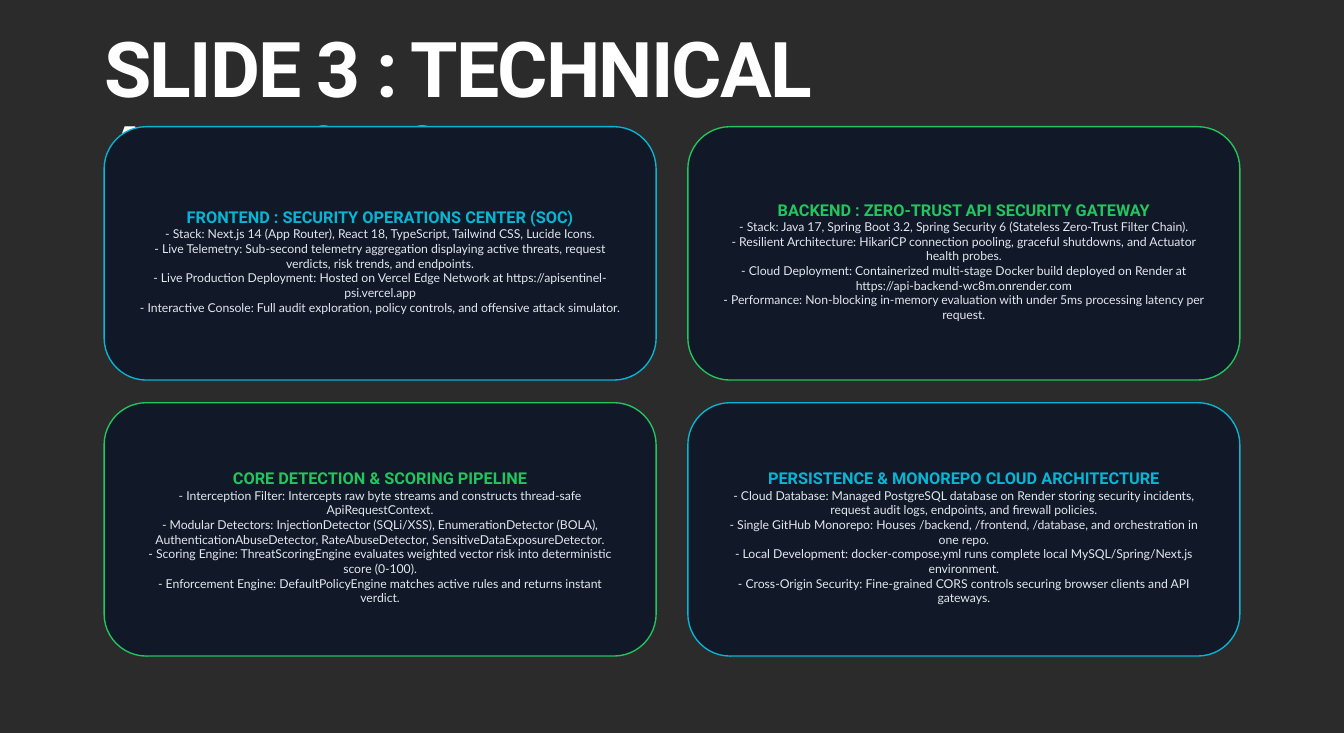
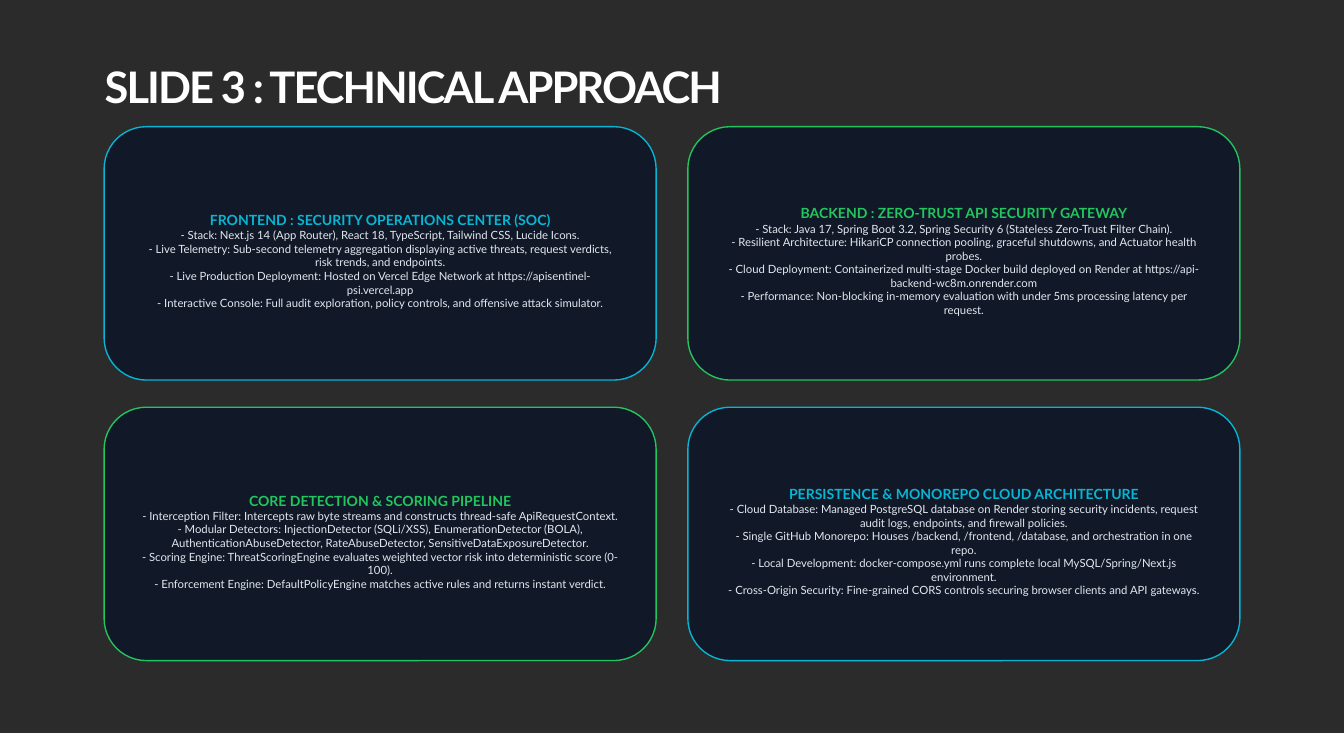
Before and after one commit to Yokeshwaran03-2005/API-SENTINEL, a slide deck: slide 4 of Team_Phoenix_INIT26_Presentation.pptx. Drawn at 1344x733 pixels with LibreOffice and Linux fonts; fonts in the diff are those of the drawing; background and template pictures are left out; a plain dark background stands for a picture behind light text. Boxes give left, top, right and bottom in pixels: in the first picture for what was removed or moved away, otherwise in the second. Text is boxed around its words. In the diff, an @@ line names an element or a change of style, - is before the commit and + after.

Commit message:
fix(presentation): replace missing Antonio font with universal Segoe UI to fix text squishing in PowerPoint

```diff
--- a/Team_Phoenix_INIT26_Presentation.pptx
+++ b/Team_Phoenix_INIT26_Presentation.pptx
@@ text "SLIDE 3 : TECHNICAL APPROACH" at [105,71,722,104]: size 85 to 48 pt, font Roboto to Lato @@
@@ rounded rectangle "FRONTEND : SECURITY OPERATIONS CENTER ..." at [104,126,656,380]: size 18 to 15.5 pt, font Roboto to Lato in "FRONTEND : SECURITY OPERATIONS CENTER (SOC)"; size 13.5 to 12.5 pt @@
@@ rounded rectangle "BACKEND : ZERO-TRUST API SECURITY ..." at [688,126,1240,380]: size 18 to 15.5 pt, font Roboto to Lato in "BACKEND : ZERO-TRUST API SECURITY GATEWAY"; size 13.5 to 12.5 pt @@
@@ rounded rectangle "CORE DETECTION & SCORING PIPELINE": place and size @@
-rounded rectangle "CORE DETECTION & SCORING PIPELINE" at [104,403,656,656]
+rounded rectangle "CORE DETECTION & SCORING PIPELINE" at [104,407,656,661]
@@ rounded rectangle "CORE DETECTION & SCORING PIPELINE" at [104,407,656,661]: size 18 to 15.5 pt, font Roboto to Lato in "CORE DETECTION & SCORING PIPELINE"; size 13.5 to 12.5 pt @@
@@ rounded rectangle "PERSISTENCE & MONOREPO CLOUD ARCHITECTURE": place and size @@
-rounded rectangle "PERSISTENCE & MONOREPO CLOUD ARCHITECTURE" at [688,403,1240,656]
+rounded rectangle "PERSISTENCE & MONOREPO CLOUD ARCHITECTURE" at [688,407,1240,661]
@@ rounded rectangle "PERSISTENCE & MONOREPO CLOUD ARCHITECTURE" at [688,407,1240,661]: size 18 to 15.5 pt, font Roboto to Lato in "PERSISTENCE & MONOREPO CLOUD ARCHITECTURE"; size 13.5 to 12.5 pt @@
```
Also in this commit, not shown: 7 other slides changed, 2 other files.
